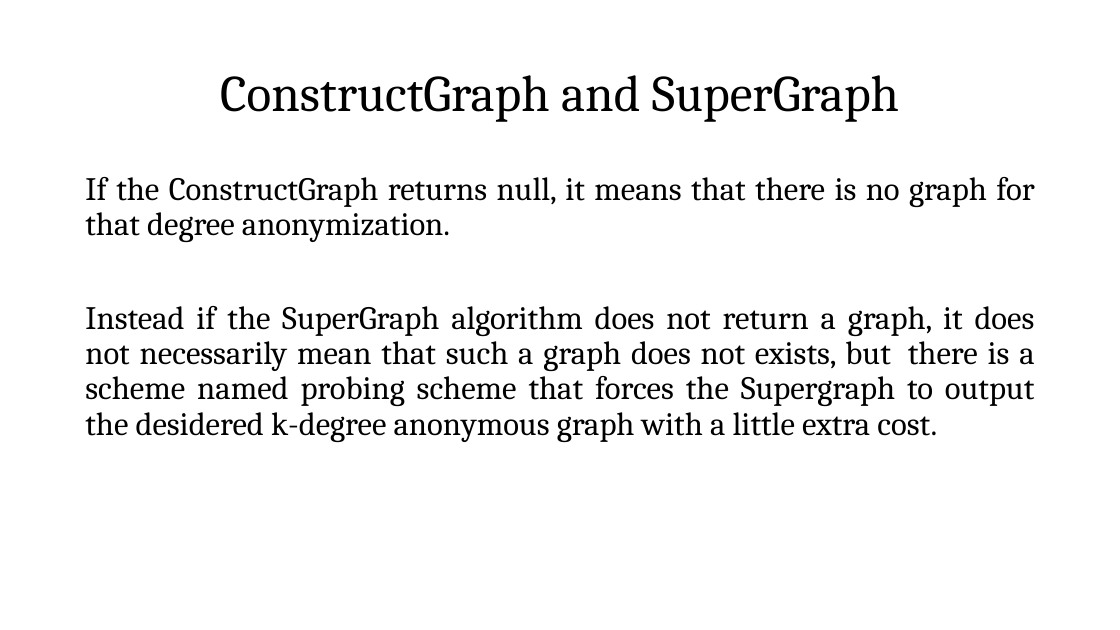
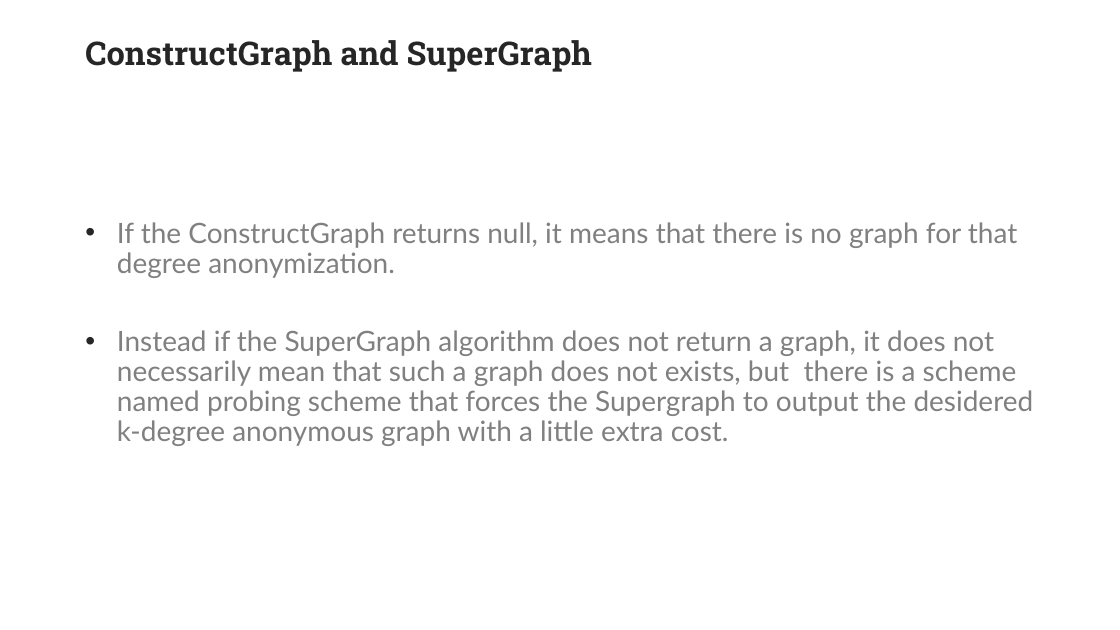
Before and after one commit to ManuManu97/k-degree, a slide deck: slide 13 of Presentazione.pptx (slide 12 before the commit). Drawn at 1120x630 pixels with LibreOffice and Linux fonts; fonts in the diff are those of the drawing; background and template pictures are left out. Boxes give left, top, right and bottom in pixels: in the first picture for what was removed or moved away, otherwise in the second. Text is boxed around its words. In the diff, an @@ line names an element or a change of style, - is before the commit and + after.

```diff
--- a/Presentazione.pptx
+++ b/Presentazione.pptx
@@ title "ConstructGraph and SuperGraph" at [85, 40, 592, 72]: size 44 to 28 pt, font Cambria to Roboto Slab, text colour #000000 to #262626, bold on; alignment centre to left; vertical alignment middle to top @@
@@ text "If the ConstructGraph returns null, ...": place and size @@
-text "If the ConstructGraph returns null, ..." at [85, 177, 1035, 442]
+text "If the ConstructGraph returns null, ..." at [117, 222, 1034, 446]
@@ text "If the ConstructGraph returns null, ..." at [117, 222, 1034, 446]: size 28 to 24 pt, font Cambria to Lato, text colour #000000 to #808080; alignment justified to left; bullet none to •; less space between paragraphs; vertical alignment top to middle @@
```
Also in this commit, not shown: 15 other slides changed, 3 slides added, 2 slides removed.
